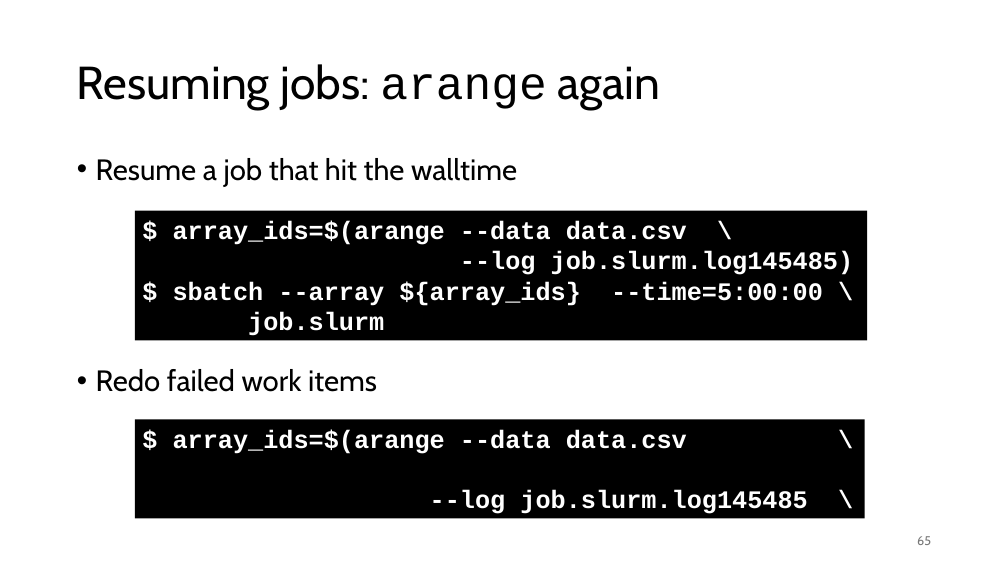
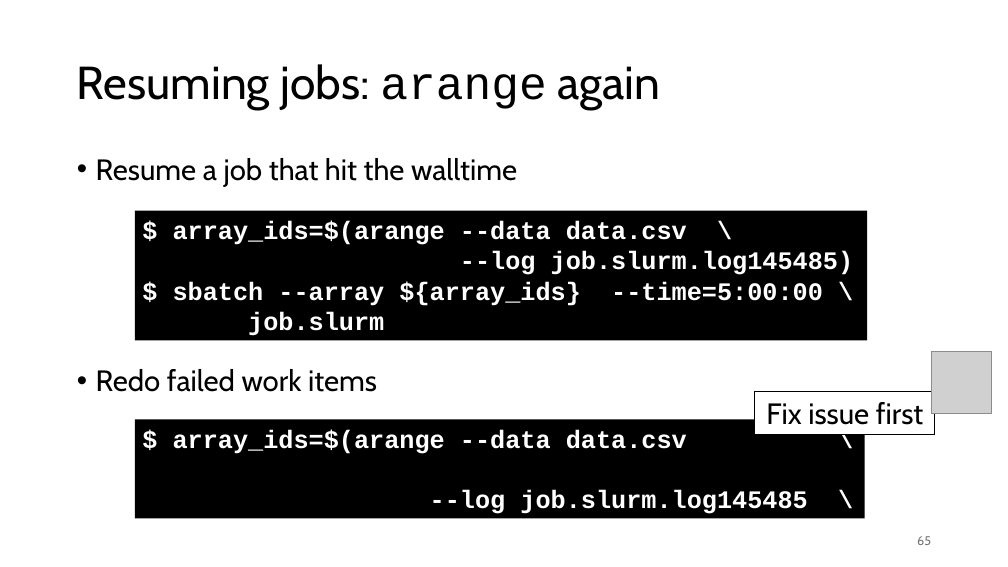
Before and after one commit to gjbex/Workflows-for-HPC, a slide deck: slide 65 of workflow_for_HPC.pptx. Drawn at 1008x567 pixels with LibreOffice and Linux fonts; fonts in the diff are those of the drawing; grey boxes stand for pictures. Boxes give left, top, right and bottom in pixels: in the first picture for what was removed or moved away, otherwise in the second. Text is boxed around its words. In the diff, an @@ line names an element or a change of style, - is before the commit and + after.

```diff
--- a/workflow_for_HPC.pptx
+++ b/workflow_for_HPC.pptx
@@ picture added at [931,352,991,414] @@
@@ rectangle added at [755,391,935,434], fill #FFFFFF, outline #000000 0.75 pt, 28 pt, text #000000 @@
+Fix issue first
```
Also in this commit, not shown: 12 other slides changed.
